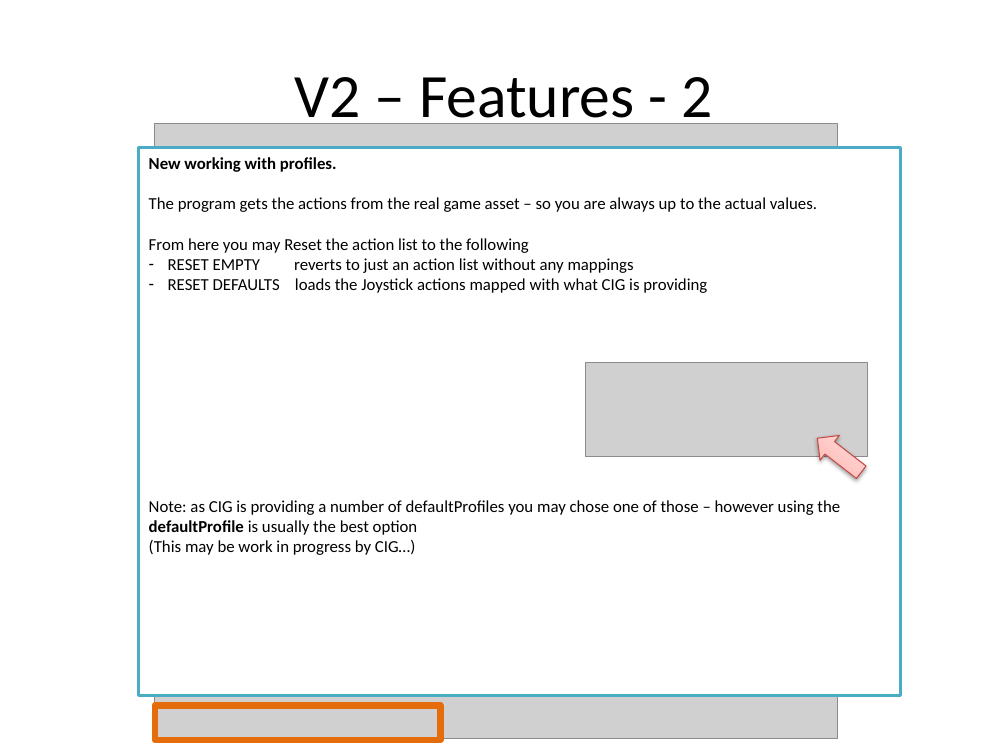
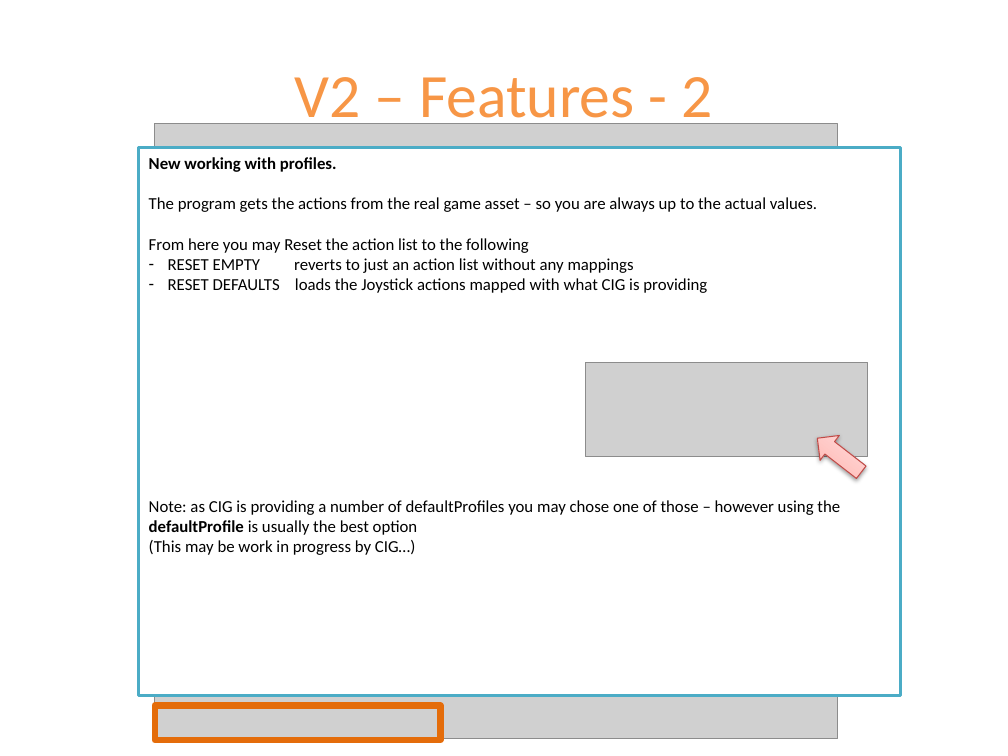
Before and after one commit to SCToolsfactory/SCJMapper-V2, a slide deck: slide 11 of doc/SCJMapper_QGuide.pptx. Drawn at 1008x756 pixels with LibreOffice and Linux fonts; fonts in the diff are those of the drawing; grey boxes stand for pictures. Boxes give left, top, right and bottom in pixels: in the first picture for what was removed or moved away, otherwise in the second. Text is boxed around its words. In the diff, an @@ line names an element or a change of style, - is before the commit and + after.

```diff
--- a/doc/SCJMapper_QGuide.pptx
+++ b/doc/SCJMapper_QGuide.pptx
@@ title "V2 – Features - 2" at (295,77,712,132): text colour #000000 to #F79646 @@
```
Also in this commit, not shown: 6 other slides changed, 1 slide added, 1 other file.
